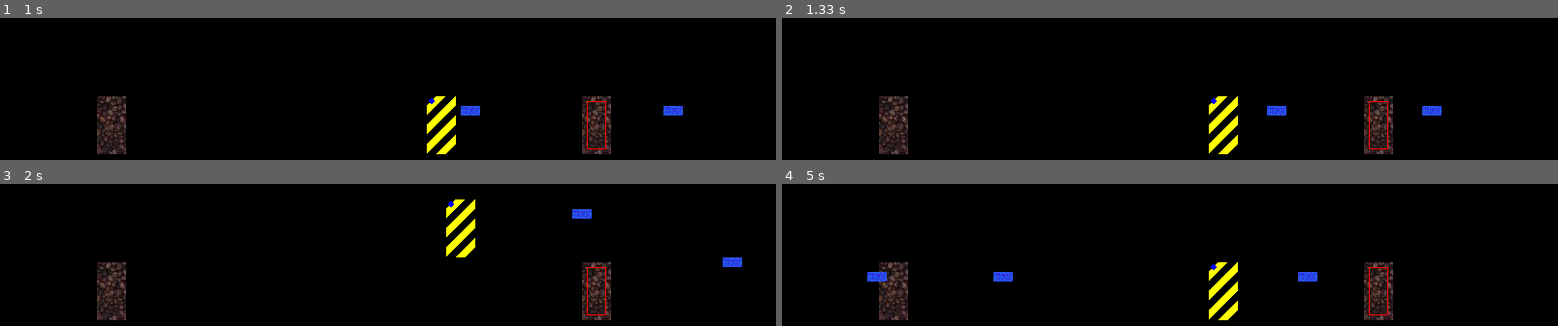
Above: before the commit, frames 1-4 (two rows, left to right).
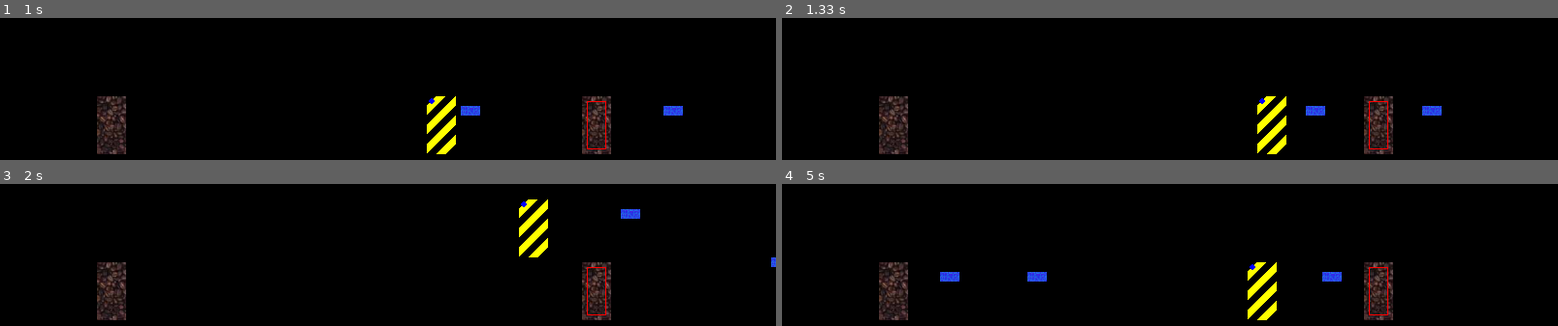
Above: after the commit, the same moments.

Repository: drincast/entrenopython
Game: pygame game, started from testpygame/testSimplePlatform.py
Same seed, same stepped clock (60 frames per second), same inputs: the game is played once before the commit and once after it.
Inputs:
- Up to frame 1 (1 s): hold Space 0.33-0.8 s; hold Right 0.33-0.8 s; hold Right from 0.83 s (still down); tap Space at 0.9 s
- Up to frame 2 (1.33 s): tap Space at 1.2 s; release Right at 1.3 s
- Up to frame 3 (2 s): hold Up 1.33-1.63 s; tap Space at 1.4, 1.73 s; hold Right from 1.67 s (still down)
- Up to frame 4 (5 s): tap Space at 2.03, 2.23, 2.53, 2.8, 3.1, 3.23, 3.63, 3.93, 4.3, 4.6, 4.8 s; release Right at 2.13 s; hold Left 2.17-2.7 s; hold Left 2.73-3.13 s; hold Up 3.17-3.53 s; hold Right 3.57-4.2 s; hold Left 4.23-4.7 s; hold Right from 4.73 s (still down)

Frame 1 is identical in both runs. In frame 2, 1.8% of the frame differs, in the area x 55-70%, y 55-96%; in frame 3, 2.1%; in frame 4, 2.6%, in the area x 11-73%, y 55-96%.

Commit message:
Se soluciona el movimiento de izquierda a derecha cuando se deja presionado las teclas y se suelta cualquiera, se agrego validación cuando se suelta la tecla para identificar unicamente las de la izquierda o derecha

Diff:
--- a/testpygame/testSimplePlatform.py
+++ b/testpygame/testSimplePlatform.py
@@ -104,6 +104,11 @@
     elif pressed[pygame.K_LEFT] == 1:
         player.direction = -1
         player.isMoving = True
+    elif eventType == pygame.K_UP:
+        player.isJump = True
+    elif eventType == pygame.K_SPACE:
+        if(not player.isShooting):
+            player.isShooting = True
 
 def handle_input():
     global running
@@ -127,8 +132,14 @@
             PressDownKey(event.key)
 
         elif event.type == pygame.KEYUP:
-            player.isMoving = False
-            player.isShooting = False
+            if event.key == pygame.K_RIGHT:
+                if(pygame.key.get_pressed()[pygame.K_LEFT] != 1):
+                    player.isMoving = False
+            elif event.key == pygame.K_LEFT:
+                if(pygame.key.get_pressed()[pygame.K_RIGHT] != 1):
+                    player.isMoving = False
+            # player.isMoving = False
+            # player.isShooting = False
 
 def update_screen():
     global time
